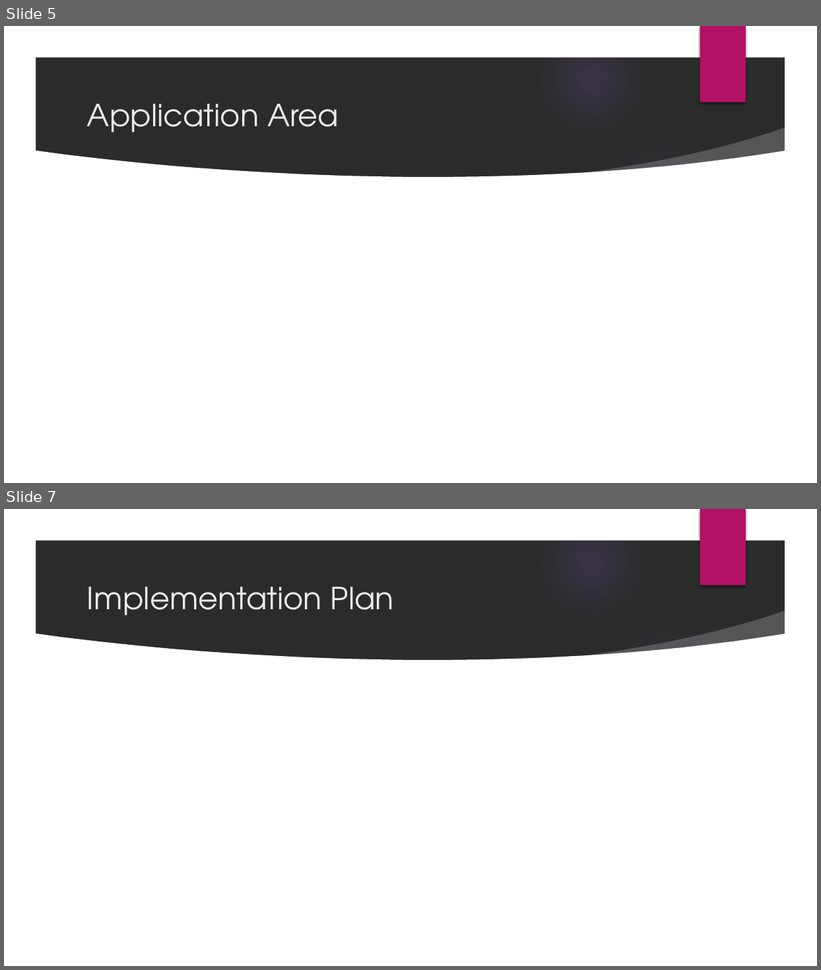
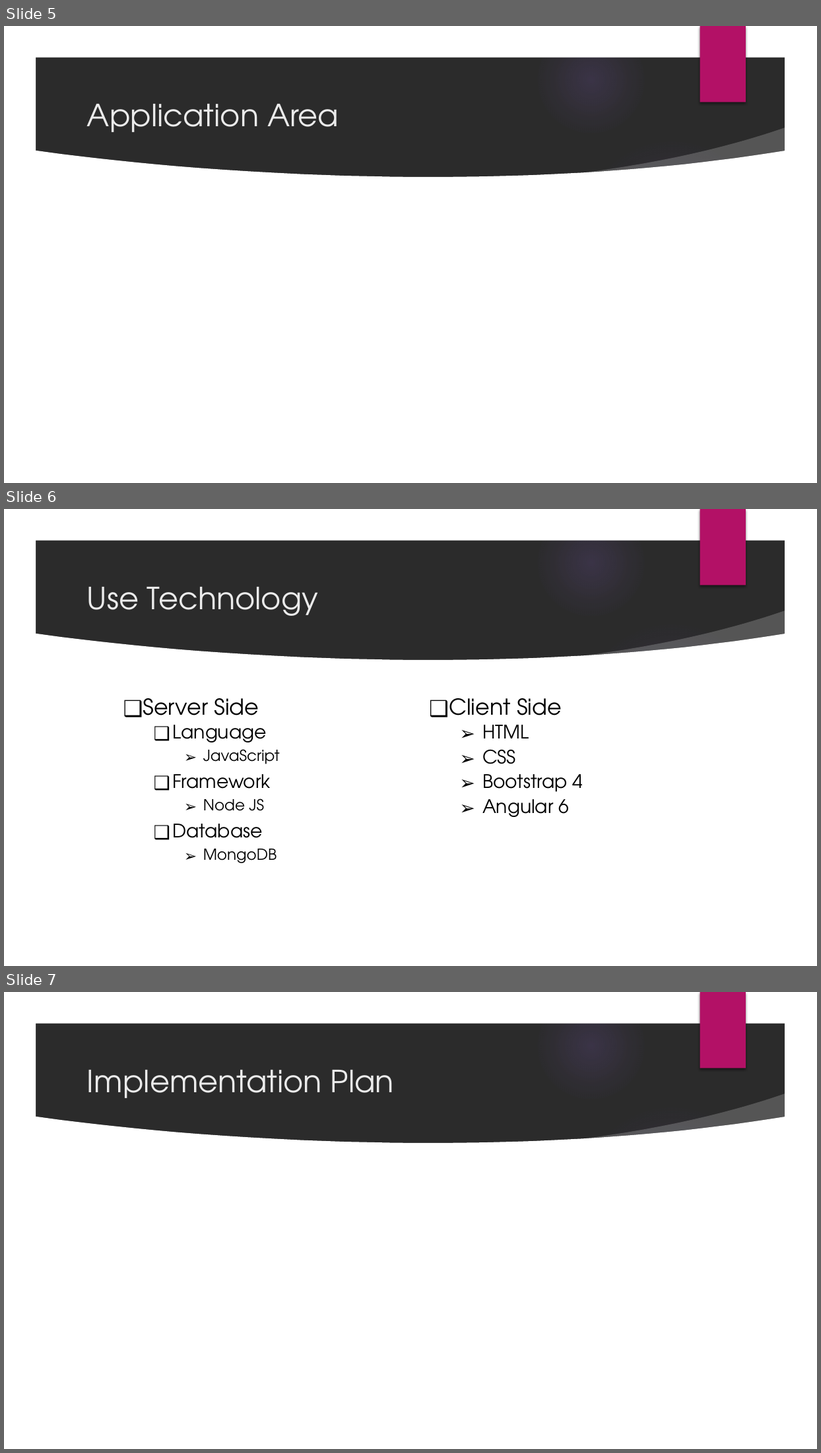
Before and after one commit to ShahabuddinAhmed/Presentation, a slide deck: HouseRenting.pptx. Shown one above the other, each under a label of ours: slides 5 and 7 before the commit, slides 5, 6 and 7 after it; the slides between them are not shown. The pictures are 821x970 and 821x1453 pixels, drawn with LibreOffice and Linux fonts; fonts in the diff are those of the drawing; background and template pictures are left out; a plain dark background stands for a picture behind light text. Boxes give left, top, right and bottom in pixels: in the first picture for what was removed or moved away, otherwise in the second. Text is boxed around its words. In the diff, an @@ line names an element or a change of style, - is before the commit and + after.

Commit message:
Use technology content is added

```diff
--- a/HouseRenting.pptx
+++ b/HouseRenting.pptx
@@ slide 6 added at bbox=[4, 509, 817, 966], background picture (left out); not listed: 9 template elements that a slide beside it also shows @@
@@ title added at bbox=[87, 587, 318, 616], 36 pt, text #EBEBEB @@
+Use Technology
@@ table added at bbox=[117, 696, 411, 888], 7 rows, 1 columns @@
+Server Side
+Language
+JavaScript
+Framework
+Node JS
+Database
+MongoDB
@@ table added at bbox=[423, 696, 717, 842], 5 rows, 1 columns @@
+Client Side
+HTML
+CSS
+Bootstrap 4
+Angular 6
```
Also in this commit, not shown: 1 other slide added, 1 slide removed.
